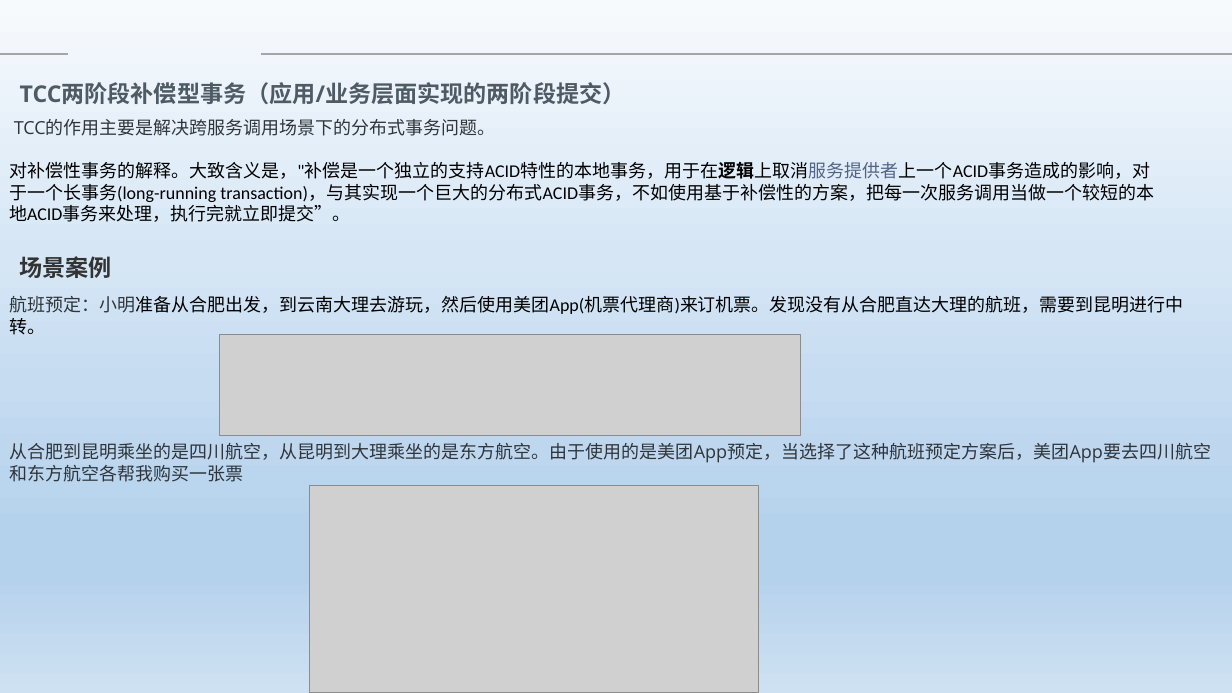
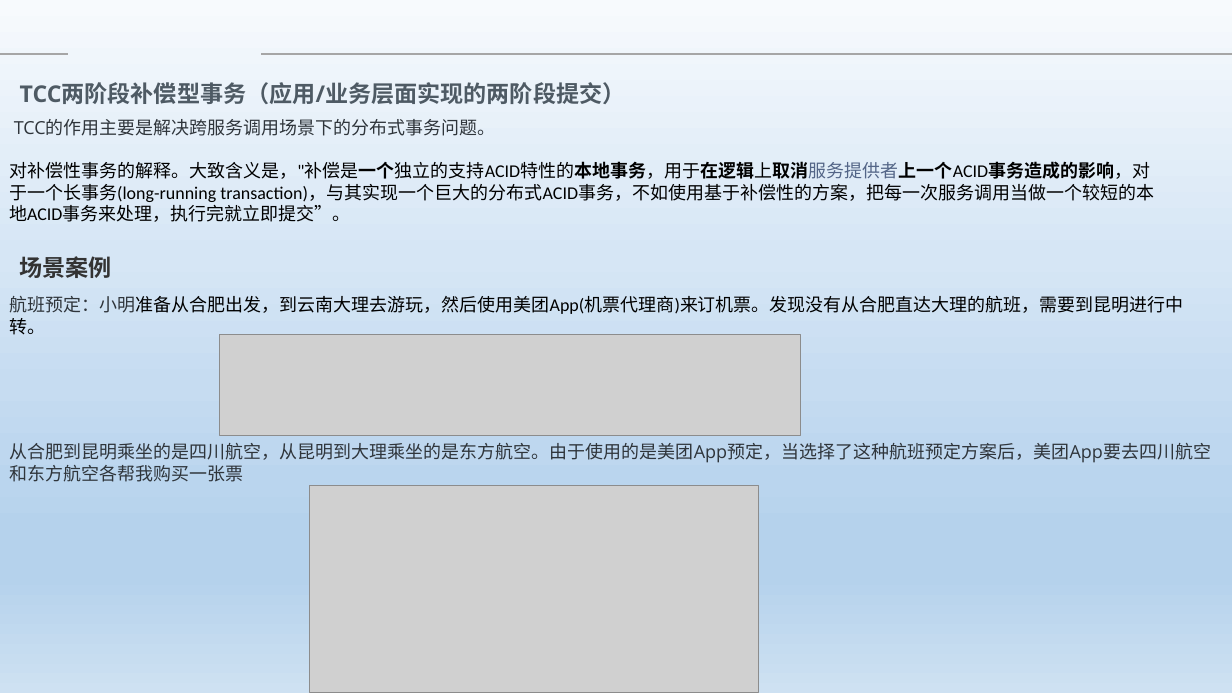
Before and after one commit to Heffie199/zhao_Note, a slide deck: slide 20 of 分布式事务的解决方案 .pptx. Drawn at 1232x693 pixels with LibreOffice and Linux fonts; fonts in the diff are those of the drawing; grey boxes stand for pictures; background and template pictures are left out. Boxes give left, top, right and bottom in pixels: in the first picture for what was removed or moved away, otherwise in the second. Text is boxed around its words. In the diff, an @@ line names an element or a change of style, - is before the commit and + after.

Commit message:
完善了最近分享的ppt

```diff
--- a/分布式事务的解决方案 .pptx
+++ b/分布式事务的解决方案 .pptx
@@ text at [9,161,1154,222]: bold on in "对补偿性事务的解释。大致含义是，"补偿是一个独立的支持ACID特性的本地事务，用于在逻辑上取消服务提供者上一个ACID事 ..." @@
```
